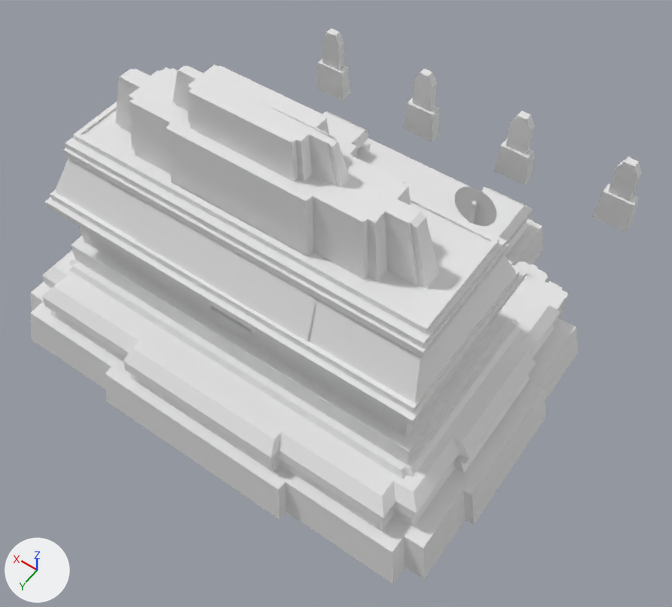
One commit to the COLLADA model art/meshes/structural/maya_protoclassic/civic_center.dae: the scene before it, then after it.
Both versions are drawn from a 50 mm camera at (-19.9, 29.2, 42.1) aimed at (-2.3, 4.7, 3.5). Every picture has the same lights, and +X, +Y and +Z are marked at lower left. Where no turn or scale is listed for an object, it has been applied to the vertices. Vertices at the same position are counted once.

In view in the first picture: 'cc_1'.
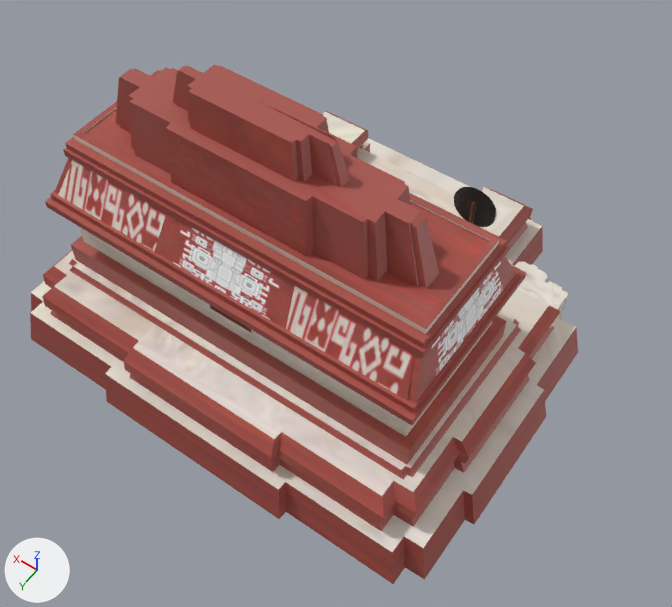
The newer file is also turned or shifted as a whole; pictures and numbers use the older file's frame.

Changed parts and their boxes [x1, y1, x2, y2] in the pictures (672 x 607 px):
'cc_1', surface changed, reshaped (white to brown, 10% narrower, 6% shorter)
    before: [30, 28, 641, 584]
    after: [30, 64, 578, 584]
part 1 of me_cubo_150, added (black)
    after: [454, 188, 496, 227]
part 2 of me_cubo_150, rebuilt (96% wider, 73% taller)
    before: [135, 203, 316, 342]
    after: [58, 160, 414, 401]
part 3 of me_cubo_150, deleted
    before: [316, 28, 641, 232]

What changed in the scene script:
```text
Add img_maya_protoclassic_struct_png:
    img_maya_protoclassic_struct_png = load_image('maya_protoclassic_struct.png', '../../../textures/skins/structural/maya_protoclassic_struct.png', 2048, 1024, 'sRGB')
Change mat_textura_finais_maia:
    remove mat_textura_finais_maia.base_color = (0.8, 0.8, 0.8)  # white #e7e7e7
    add mat_textura_finais_maia.texture = img_maya_protoclassic_struct_png
Change me_cubo_150:
    used by ob_cc_1; location = (0.0, 2.36, 2.38)
    remove me_cubo_150.from_pydata(...)  # 2153 vertices, 3730 faces; spans x -13.9..14.1, y -16.8..12.0, z -4.0..14.5
    add me_cubo_150.from_pydata(...)  # 2145 vertices, 3678 faces; spans x -13.9..14.1, y -13.5..12.0, z -4.0..14.5
    me_cubo_150 part 1: the loose piece of 32 vertices spanning x -7.2..-4.7, y -5.3, z 2.9..5.4 is copied, and the copy is moved by (0.0, 0.1, 0.0); it spans x -7.2..-4.7, y -5.2, z 2.9..5.4
    me_cubo_150 part 2: the loose piece of 4 vertices spanning x -5.0..5.4, y 6.9..8.2, z 6.1..8.6 is rebuilt with 8 vertices and now spans x -10.2..10.7, y 6.9..8.2, z 6.1..8.6
    me_cubo_150 part 3: 8 loose pieces with 80 vertices, spanning x -11.7..12.4, y -16.8..-15.8, z -3.5..1.4, are deleted
```
